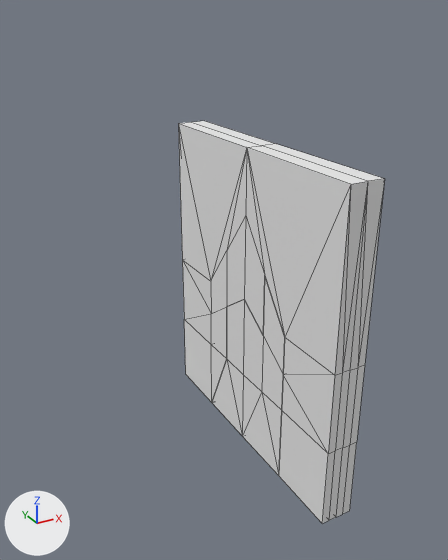
One commit to the Blender file data/mesh/objets/porte.blend: the scene before it, then after it.
Before and after are seen from a 50 mm lens placed at (-2.09, -3.32, 1.6), pointed at (-0.29, -0.06, -0.04). The lights are fixed; the arrows at lower left show +X, +Y and +Z. Mesh edges are drawn as thin lines.

Objects in the first picture: 'Contour', 'Derniere partie', 'Premiere partie droit', 'partie haut', 'premiere partie gauch', 'seconde partie droite', 'seconde partie gauche', 'triangle droit', 'triangle gauche'.
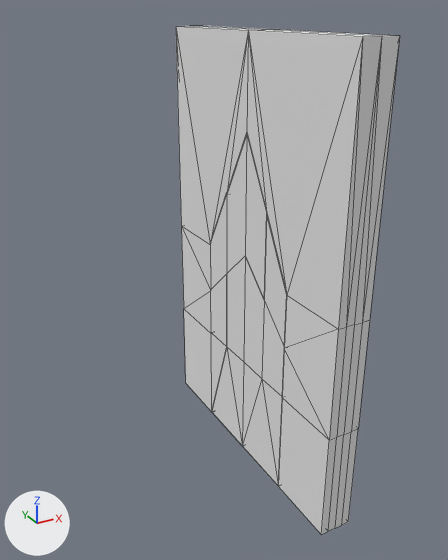
Commit message: Renommage de porte_test -> porte

Location of each change, (x1, y1, x2, y2) in pixels of the pictures (448 x 560 px):
'Contour', moved, rescaled (8% wider, 26% taller)
    before: (178, 121, 385, 523)
    after: (176, 26, 400, 534)
'Derniere partie', moved, rescaled (30% taller)
    before: (212, 300, 279, 476)
    after: (212, 256, 278, 485)
'seconde partie gauche', moved, rescaled (33% taller)
    before: (263, 277, 285, 374)
    after: (264, 216, 287, 345)
'premiere partie gauch', moved, rescaled (30% taller)
    before: (262, 337, 283, 410)
    after: (262, 301, 284, 396)
'seconde partie droite', moved, rescaled (51% taller)
    before: (211, 251, 227, 313)
    after: (210, 195, 227, 289)
'Premiere partie droit', moved, rescaled (40% taller)
    before: (211, 307, 227, 359)
    after: (211, 274, 227, 347)
'triangle gauche', moved, rescaled (23% taller)
    before: (262, 392, 282, 475)
    after: (262, 379, 282, 481)
'triangle droit', moved, rescaled (35% taller)
    before: (211, 345, 226, 401)
    after: (211, 333, 226, 409)

The edits, one by one:
Object 'seconde partie gauche' (ob_seconde_partie_gauche) moves from (0.0, 0.0, 0.0) to (0.0, 0.0, 0.41).
Object 'seconde partie gauche' (ob_seconde_partie_gauche) is rescaled from (1.0, 1.0, 1.5) to (1.0, 1.0, 2.03).
Object 'triangle gauche' (ob_triangle_gauche) moves from (0.0, 0.0, 0.0) to (0.0, 0.0, 0.41).
Object 'triangle gauche' (ob_triangle_gauche) is rescaled from (1.0, 1.0, 1.5) to (1.0, 1.0, 2.03).
Object 'premiere partie gauch' (ob_premiere_partie_gauch) moves from (0.0, 0.0, 0.0) to (0.0, 0.0, 0.41).
Object 'premiere partie gauch' (ob_premiere_partie_gauch) is rescaled from (1.0, 1.0, 1.5) to (1.0, 1.0, 2.03).
Object 'triangle droit' (ob_triangle_droit) moves from (0.0, 0.0, 0.0) to (0.0, 0.0, 0.41).
Object 'triangle droit' (ob_triangle_droit) is rescaled from (1.0, 1.0, 1.5) to (1.0, 1.0, 2.03).
Object 'seconde partie droite' (ob_seconde_partie_droite) moves from (0.0, 0.0, 0.0) to (0.0, 0.0, 0.41).
Object 'seconde partie droite' (ob_seconde_partie_droite) is rescaled from (1.0, 1.0, 1.5) to (1.0, 1.0, 2.03).
Object 'Premiere partie droit' (ob_premiere_partie_droit) moves from (0.0, 0.0, 0.0) to (0.0, 0.0, 0.41).
Object 'Premiere partie droit' (ob_premiere_partie_droit) is rescaled from (1.0, 1.0, 1.5) to (1.0, 1.0, 2.03).
Object 'Derniere partie' (ob_derniere_partie) moves from (0.0, 0.0, 0.0) to (0.0, 0.0, 0.41).
Object 'Derniere partie' (ob_derniere_partie) is rescaled from (1.0, 1.0, 1.5) to (1.0, 1.0, 2.03).
Object 'Contour' (ob_contour) moves from (0.0, 0.0, 0.0) to (0.0, 0.0, 0.396).
Object 'Contour' (ob_contour) is rescaled from (1.0, 1.0, 1.5) to (1.0, 1.0, 2.02).
